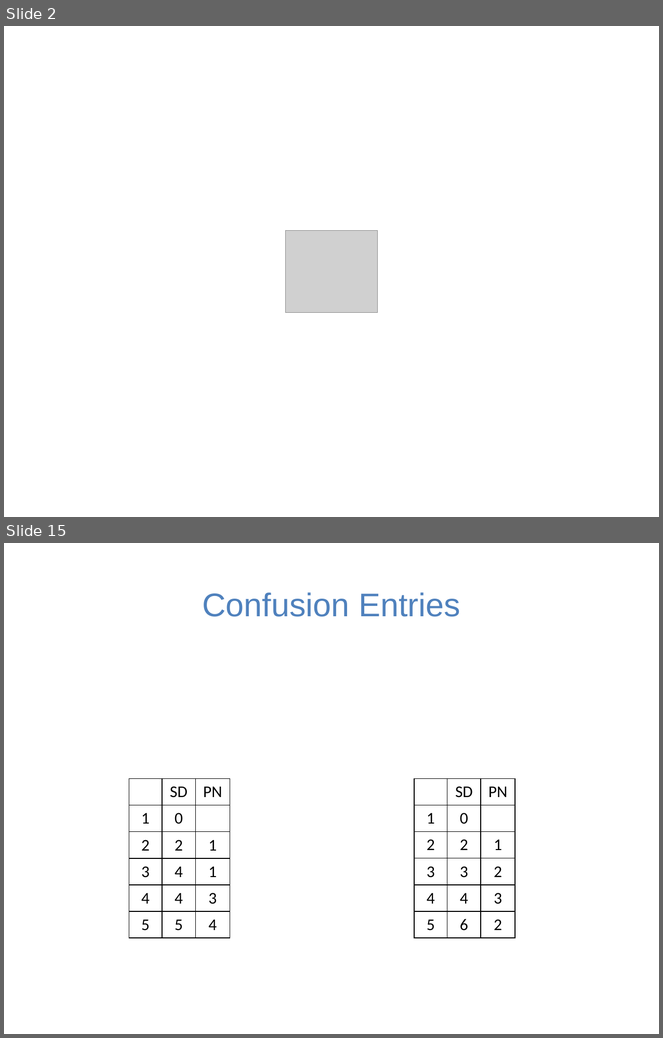
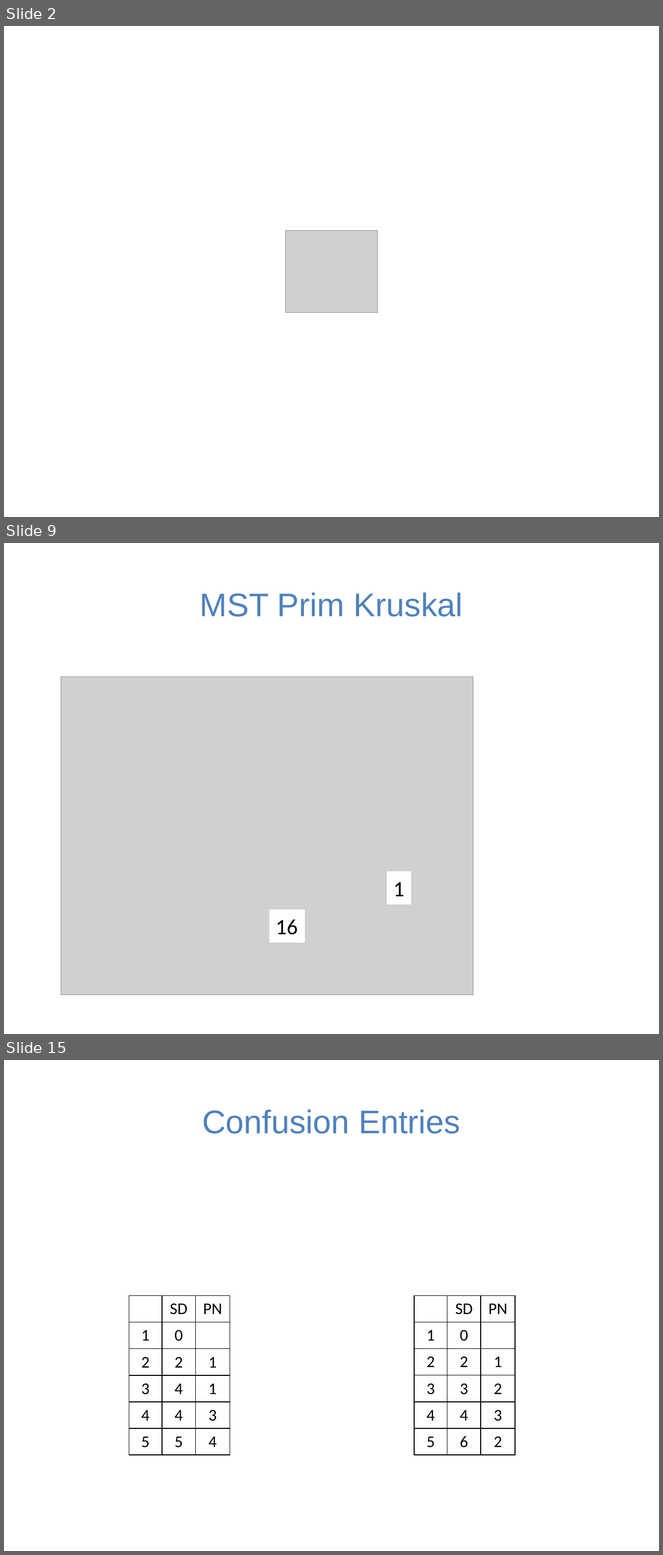
Before and after one commit to guhofstra/CSC111Fa25, a slide deck: FinalExamRelated.pptx. Shown one above the other, each under a label of ours: slides 2 and 15 before the commit, slides 2, 9 and 15 after it; the slides between them are not shown. The pictures are 663x1038 and 663x1555 pixels, drawn with LibreOffice and Linux fonts; fonts in the diff are those of the drawing; grey boxes stand for pictures. Boxes give left, top, right and bottom in pixels: in the first picture for what was removed or moved away, otherwise in the second. Text is boxed around its words. In the diff, an @@ line names an element or a change of style, - is before the commit and + after.

```diff
--- a/FinalExamRelated.pptx
+++ b/FinalExamRelated.pptx
@@ slide 9 added at <box>4,543,659,1034</box>, background #FFFFFF @@
@@ title added at <box>200,592,463,617</box>, 36 pt, text #4F81BD @@
+MST Prim Kruskal
@@ picture added at <box>61,677,474,995</box> @@
@@ rectangle added at <box>387,872,411,905</box>, fill #FFFFFF, 24 pt, text #000000 @@
+1
@@ rectangle added at <box>269,910,305,943</box>, fill #FFFFFF, 24 pt, text #000000 @@
+16
```
Also in this commit, not shown: 9 slides changed, 6 other slides added, 1 slide removed, 1 other file.
